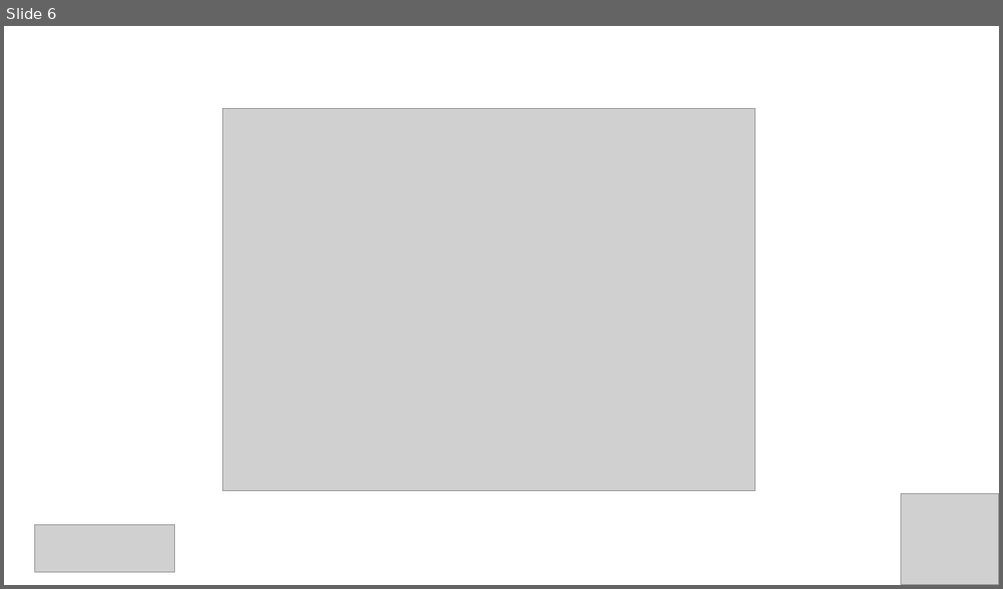
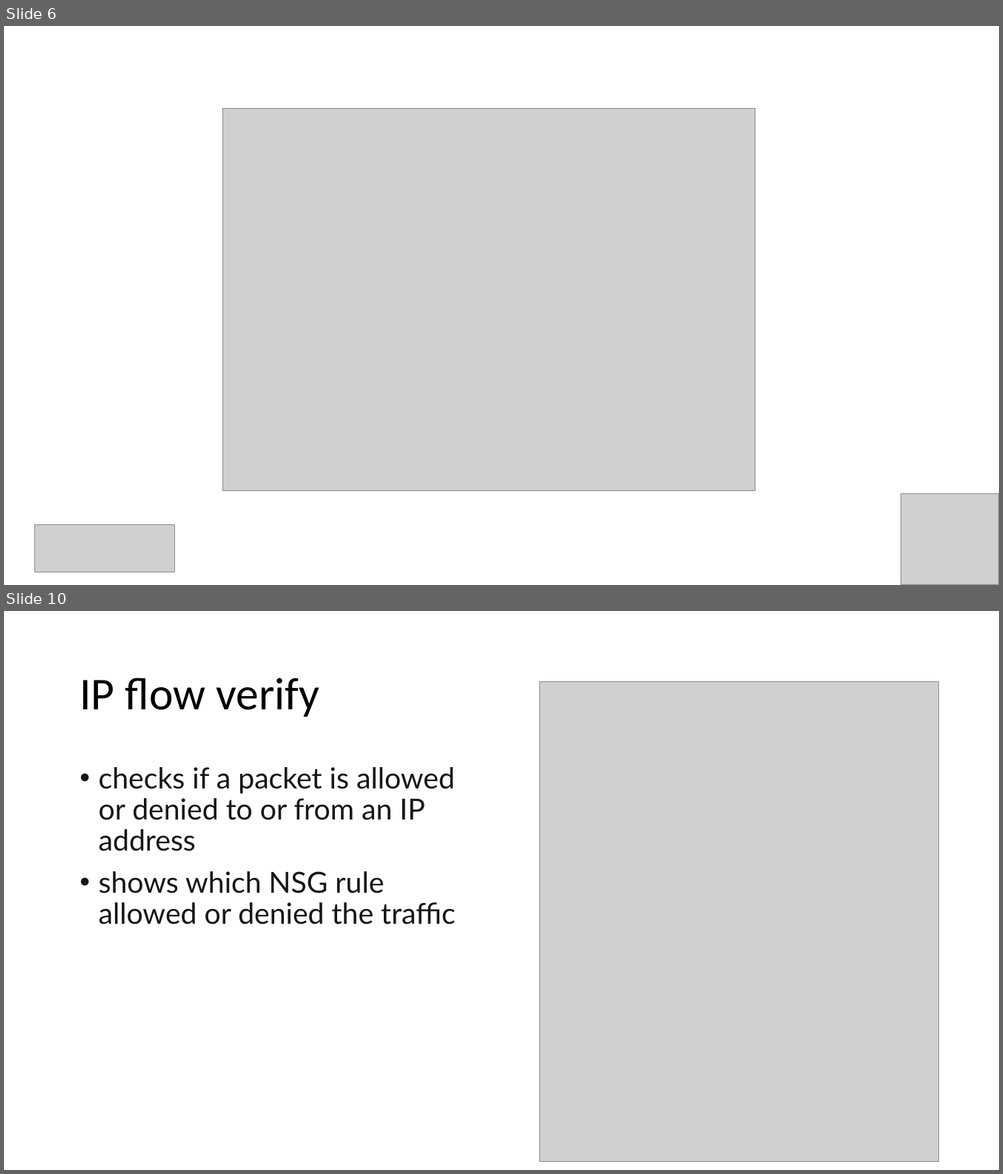
Before and after one commit to kalv25/azure-network-watcher, a slide deck: slides/working-with-azure-network-watcher.ppt. Shown one above the other, each under a label of ours: slide 6 before the commit, slides 6 and 10 after it; the slides between them are not shown. The pictures are 1003x589 and 1003x1174 pixels, drawn with LibreOffice and Linux fonts; fonts in the diff are those of the drawing; grey boxes stand for pictures. Boxes give left, top, right and bottom in pixels: in the first picture for what was removed or moved away, otherwise in the second. Text is boxed around its words. In the diff, an @@ line names an element or a change of style, - is before the commit and + after.

```diff
--- a/slides/working-with-azure-network-watcher.ppt
+++ b/slides/working-with-azure-network-watcher.ppt
@@ slide 10 added at [4,611,999,1170], background #FFFFFF @@
@@ title added at [79,678,319,717], 44 pt, text #000000 @@
+IP flow verify
@@ picture added at [540,682,939,1162] @@
@@ text added at [99,767,455,925], 28 pt, text #161616 @@
+• checks if a packet is allowed or denied to or from an IP address
+• shows which NSG rule allowed or denied the traffic
```
Also in this commit, not shown: 6 other slides added.
